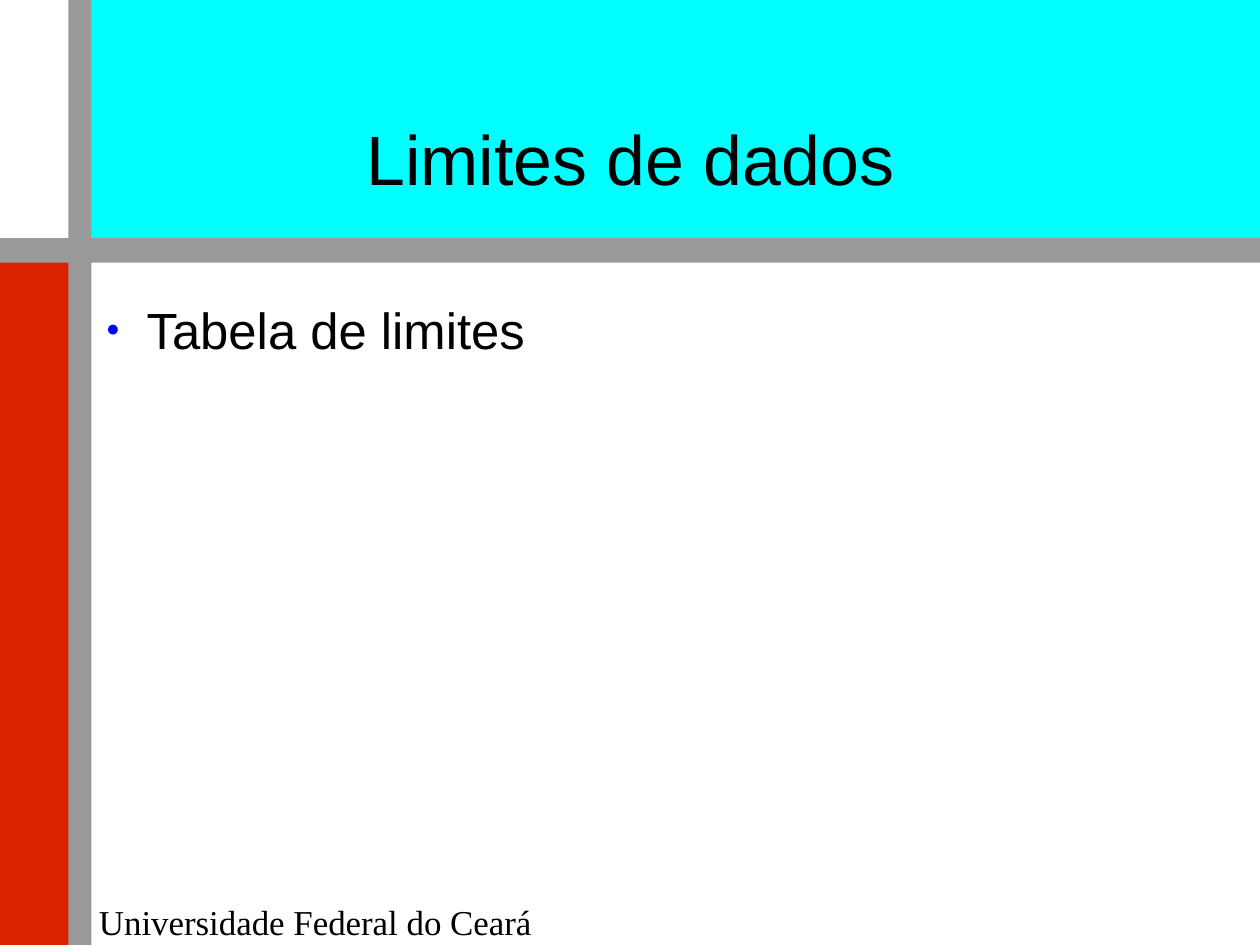
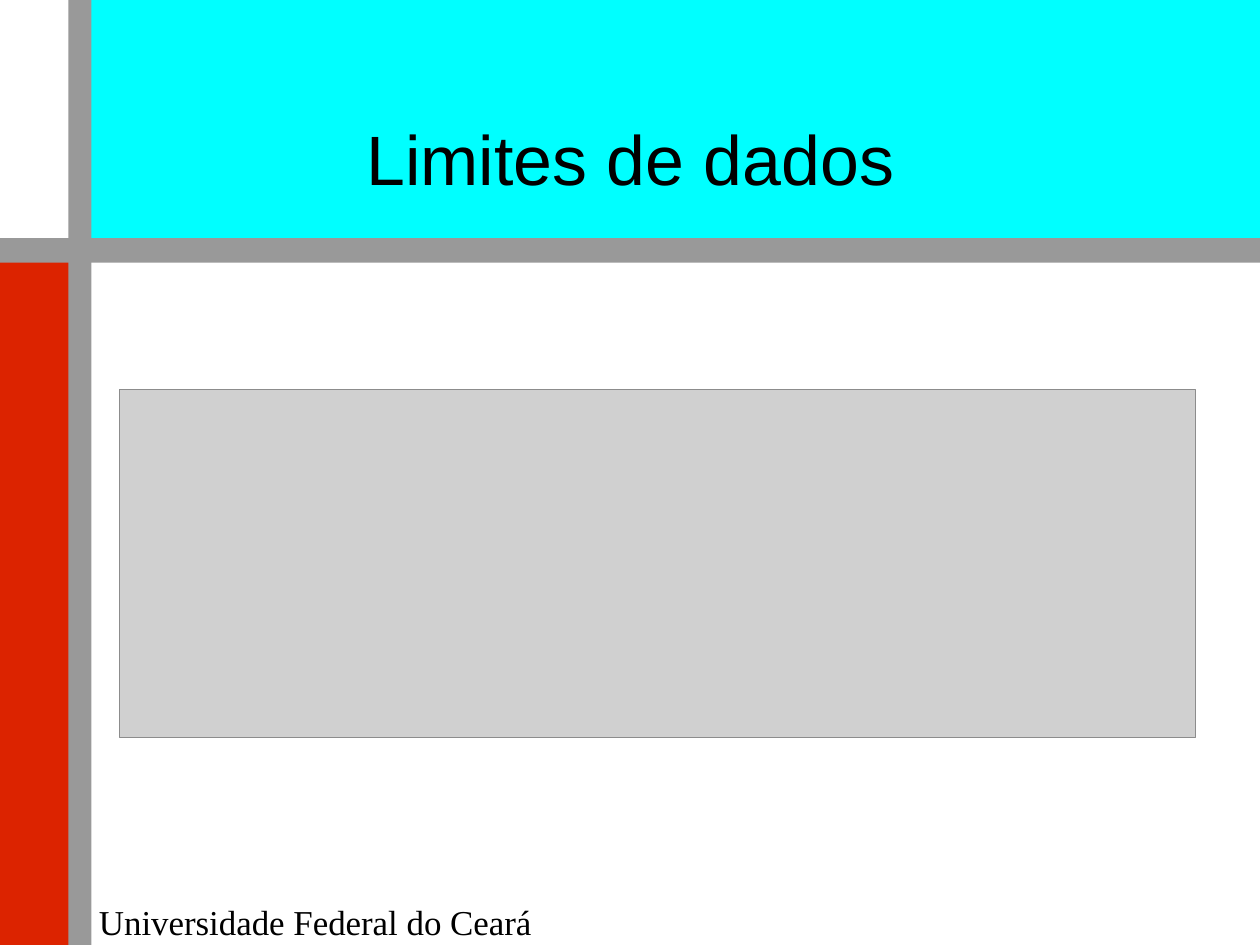
Before and after one commit to renatocjn/NoSQL_TF, a slide deck: slide 20 of Apresentação.odp (slide 19 before the commit). Drawn at 1260x945 pixels with LibreOffice and Linux fonts; fonts in the diff are those of the drawing; grey boxes stand for pictures; background and template pictures are left out. Boxes give left, top, right and bottom in pixels: in the first picture for what was removed or moved away, otherwise in the second. Text is boxed around its words. In the diff, an @@ line names an element or a change of style, - is before the commit and + after.

Commit message:
limites, custos, links

```diff
--- a/Apresentação.odp
+++ b/Apresentação.odp
@@ text removed at [147, 312, 525, 350] @@
-● Tabela de limites
@@ picture added at [120, 390, 1196, 739] @@
```
Also in this commit, not shown: 3 other slides changed, 2 slides added, 1 slide removed, 1 other file.
